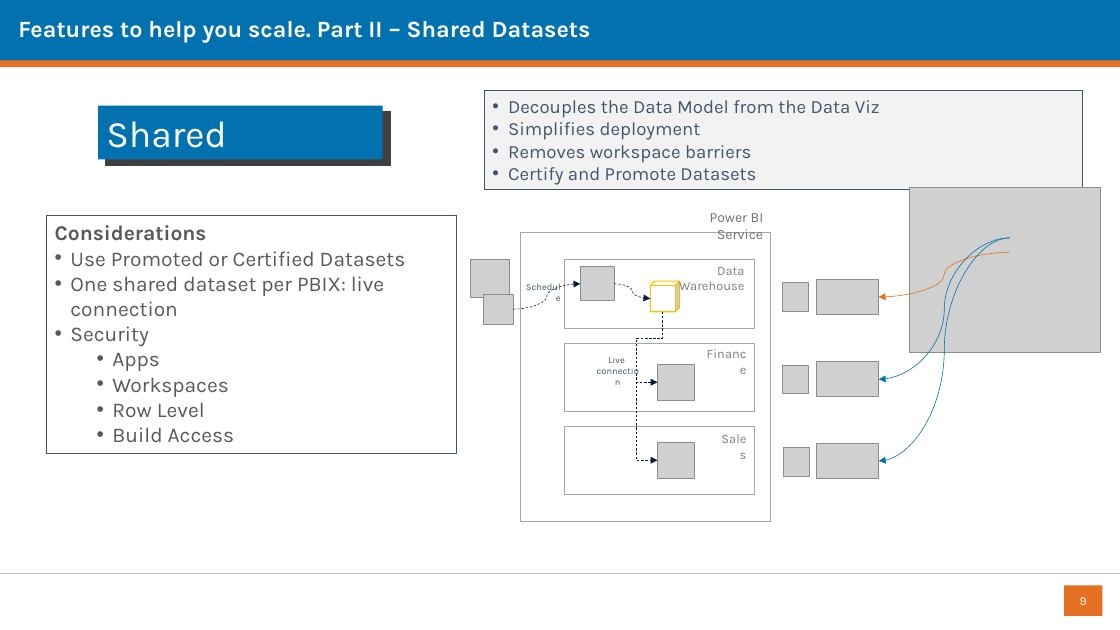
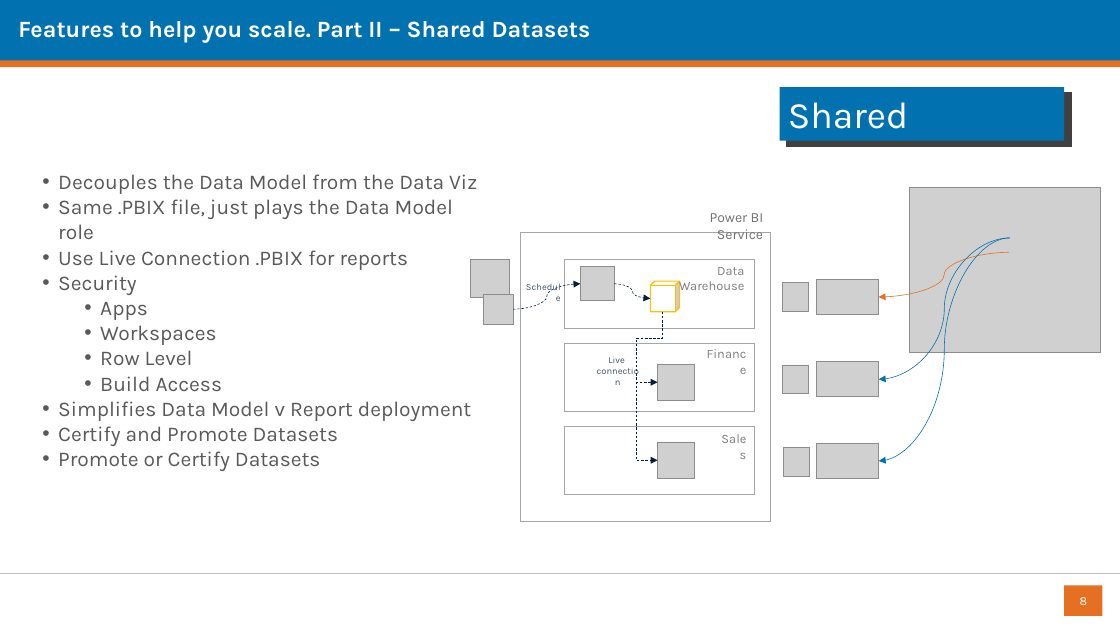
Before and after one commit to datalineo/sessions, a slide deck: slide 8 of Evolve Power BI Architecture/Evolving your Power BI Architecture using Dataflows and Shared Datasets.pptx (slide 9 before the commit). Drawn at 1120x630 pixels with LibreOffice and Linux fonts; fonts in the diff are those of the drawing; grey boxes stand for pictures; background and template pictures are left out. Boxes give left, top, right and bottom in pixels: in the first picture for what was removed or moved away, otherwise in the second. Text is boxed around its words. In the diff, an @@ line names an element or a change of style, - is before the commit and + after.

```diff
--- a/Evolve Power BI Architecture/Evolving your Power BI Architecture using Dataflows and Shared Datasets.pptx
+++ b/Evolve Power BI Architecture/Evolving your Power BI Architecture using Dataflows and Shared Datasets.pptx
@@ rectangle "Shared Datasets": place and size @@
-rectangle "Shared Datasets" at (98,106,383,160)
+rectangle "Shared Datasets" at (780,87,1065,141)
@@ rectangle removed at (484,91,1083,190) @@
-• Decouples the Data Model from the Data Viz
-• Simplifies deployment
-• Removes workspace barriers
-• Certify and Promote Datasets
@@ rectangle: place and size @@
-rectangle at (106,112,391,166)
+rectangle at (787,93,1072,147)
@@ text "Decouples the Data Model from ...": place and size @@
-text "Decouples the Data Model from ..." at (46,216,456,454)
+text "Decouples the Data Model from ..." at (58,174,477,446)
@@ text "Decouples the Data Model from ..." at (58,174,477,446): outline #44546A 0.75 pt to none @@
@@ text at (58,174,477,270): text changed @@
-Considerations
-• Use Promoted or Certified Datasets
-• One shared dataset per PBIX: live connection
+• Decouples the Data Model from the Data Viz
+• Same .PBIX file, just plays the Data Model role
+• Use Live Connection .PBIX for reports
@@ text at (58,401,472,446): paragraphs added @@
+• Simplifies Data Model v Report deployment
+• Certify and Promote Datasets
+• Promote or Certify Datasets
```
Also in this commit, not shown: 3 other slides changed, 1 slide removed, 1 other file.
